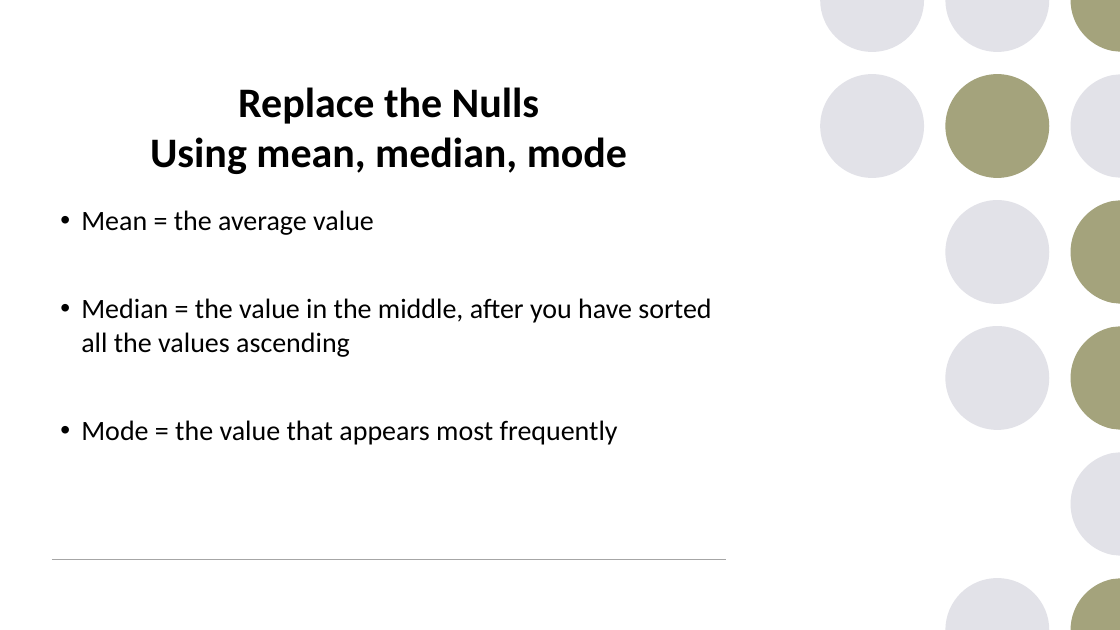
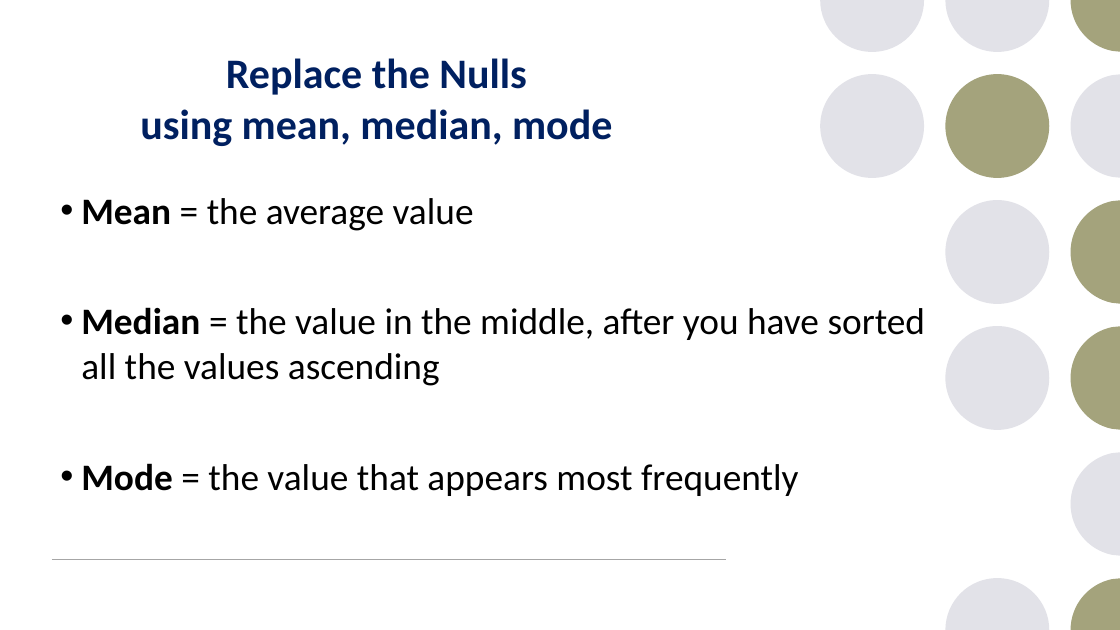
Before and after one commit to JohanBester/PythonResources, a slide deck: slide 42 of DAP_PowerPoints/week6-pandas.pptx (slide 43 before the commit). Drawn at 1120x630 pixels with LibreOffice and Linux fonts; fonts in the diff are those of the drawing. Boxes give left, top, right and bottom in pixels: in the first picture for what was removed or moved away, otherwise in the second. Text is boxed around its words. In the diff, an @@ line names an element or a change of style, - is before the commit and + after.

```diff
--- a/DAP_PowerPoints/week6-pandas.pptx
+++ b/DAP_PowerPoints/week6-pandas.pptx
@@ title at [140, 58, 612, 146]: text changed; text colour #000000 to #002060 @@
-Replace the Nulls
-Using mean, median, mode
+Replace the Nulls
+using mean, median, mode
@@ text "Mean = the average value": place and size @@
-text "Mean = the average value" at [81, 210, 711, 445]
+text "Mean = the average value" at [81, 198, 926, 496]
@@ text "Mean = the average value" at [81, 198, 926, 496]: size 24 to 32 pt; bold on in "Mean", "Median", "Mode" @@
```
Also in this commit, not shown: 63 other slides changed, 2 slides removed, 17 other files.
